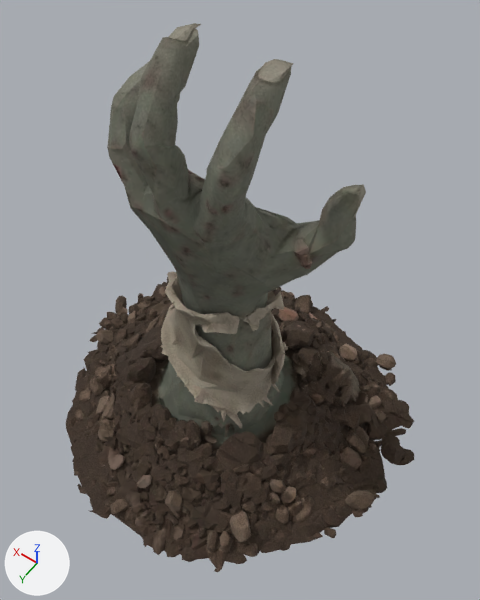
The glTF model packages/legions/models/restless-hand.glb, before and after one commit.
Both versions are drawn from a camera (50 mm lens) standing at (-0.98, 1.26, 1.92) and looking at (-0.09, 0.02, -0.04). Every picture has the same lights, and +X, +Y and +Z are marked at lower left. The first picture is the older version. Vertices at exactly the same position are counted once.

Objects in the first picture: 'output_unwrapped'.
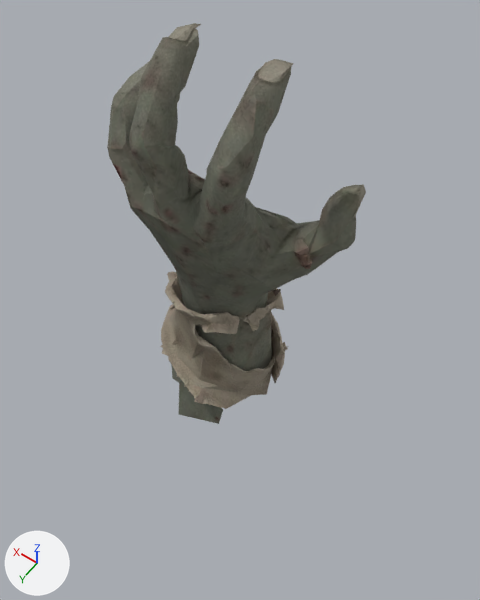
Patch to the scene script:
```diff
--- a/packages/legions/models/restless-hand.glb.py
+++ b/packages/legions/models/restless-hand.glb.py
@@ me_output_unwrapped @@
 # used by ob_output_unwrapped; location = (0.0, 0.0, 0.0)
-me_output_unwrapped.from_pydata(...)  # 7601 vertices, 15371 faces; spans x -0.87..0.85, y -0.78..0.79, z -0.92..0.93
+me_output_unwrapped.from_pydata(...)  # 1259 vertices, 2463 faces; spans x -0.43..0.44, y -0.29..0.28, z -0.73..0.93
+# me_output_unwrapped part 1: 6342 vertices removed from x -0.87..0.85, y -0.78..0.79, z -0.92..-0.52
 me_output_unwrapped.materials.append(mat_bakedmaterial)
```

What differs and where, as boxes (x1, y1, x2, y2) in the pictures (480 x 600 px):
'output_unwrapped', reshaped (26% narrower, 27% shorter)
    before: (66, 23, 414, 572)
    after: (107, 23, 366, 424)
part 1 of me_output_unwrapped, deleted (brown)
    before: (66, 277, 414, 572)
